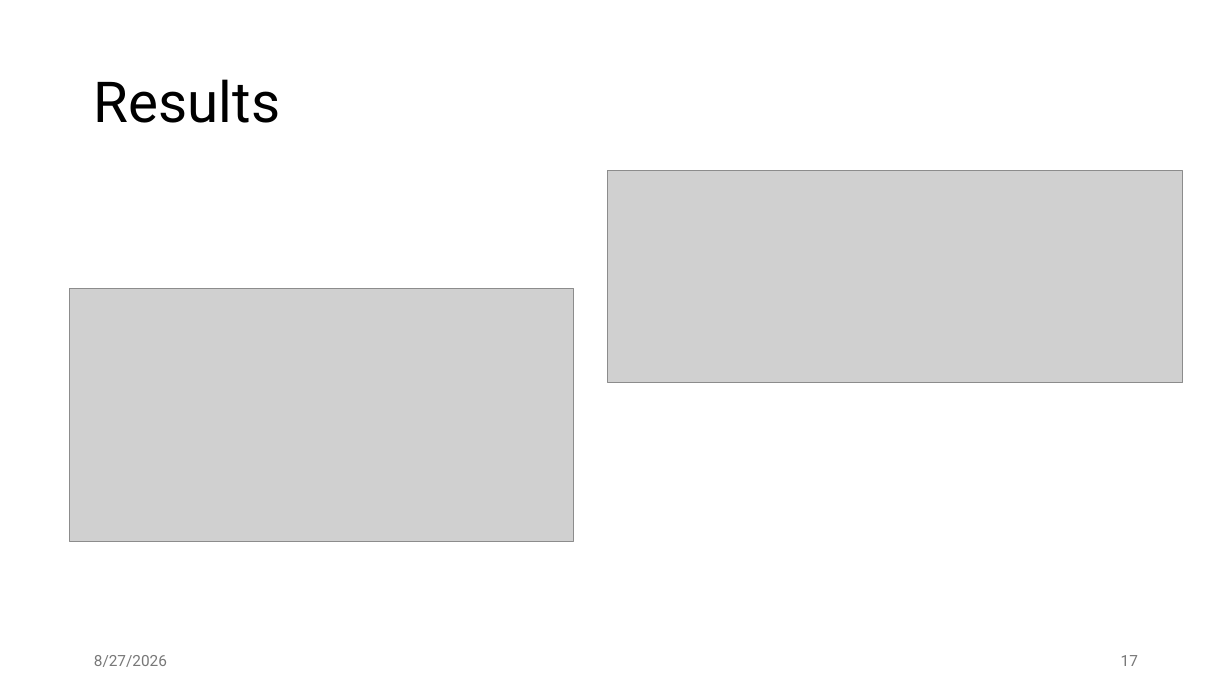
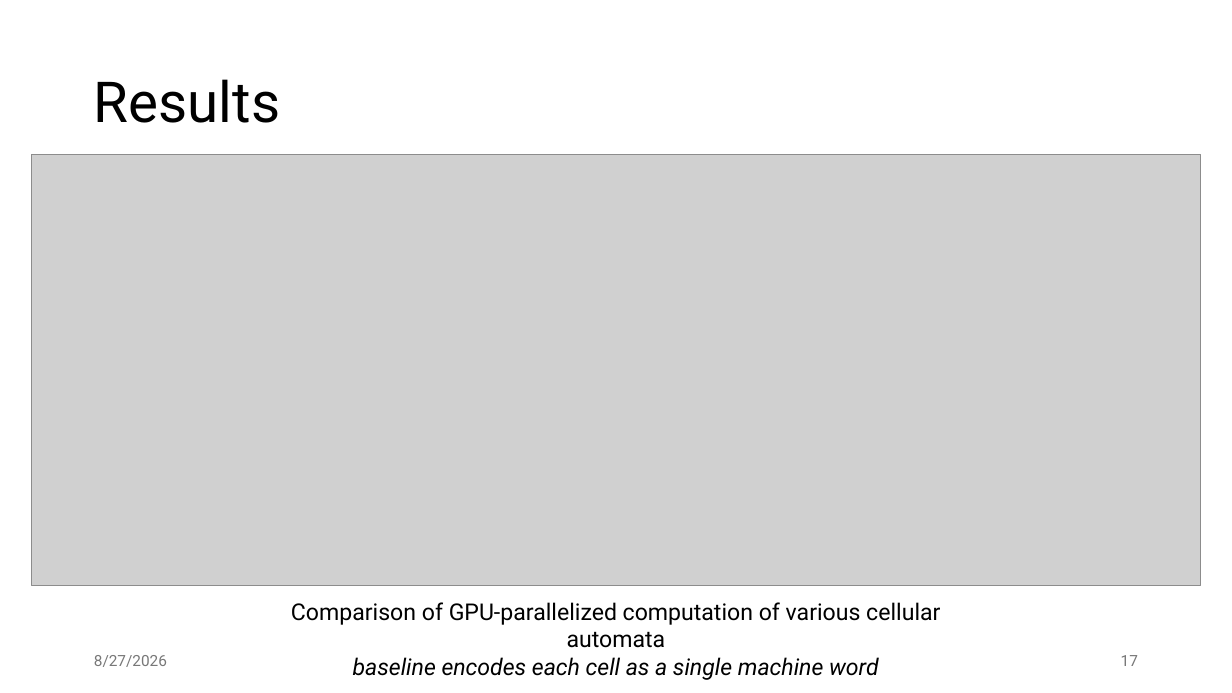
Before and after one commit to jiriklepl/phd-thesis, a slide deck: slide 17 of slides/Optimizing Memory Layouts and Traversal Orders in High-Performance Computing.pptx. Drawn at 1232x693 pixels with LibreOffice and Linux fonts; fonts in the diff are those of the drawing; grey boxes stand for pictures. Boxes give left, top, right and bottom in pixels: in the first picture for what was removed or moved away, otherwise in the second. Text is boxed around its words. In the diff, an @@ line names an element or a change of style, - is before the commit and + after.

```diff
--- a/slides/Optimizing Memory Layouts and Traversal Orders in High-Performance Computing.pptx
+++ b/slides/Optimizing Memory Layouts and Traversal Orders in High-Performance Computing.pptx
@@ picture: place and size @@
-picture at [608, 171, 1183, 384]
+picture at [31, 154, 1201, 586]
@@ picture removed at [69, 288, 574, 542] @@
@@ text added at [291, 602, 940, 680], 18 pt, text #000000 @@
+Comparison of GPU-parallelized computation of various cellular automata
+baseline encodes each cell as a single machine word
```
Also in this commit, not shown: 5 other slides changed, 3 slides added, 1 slide removed.
